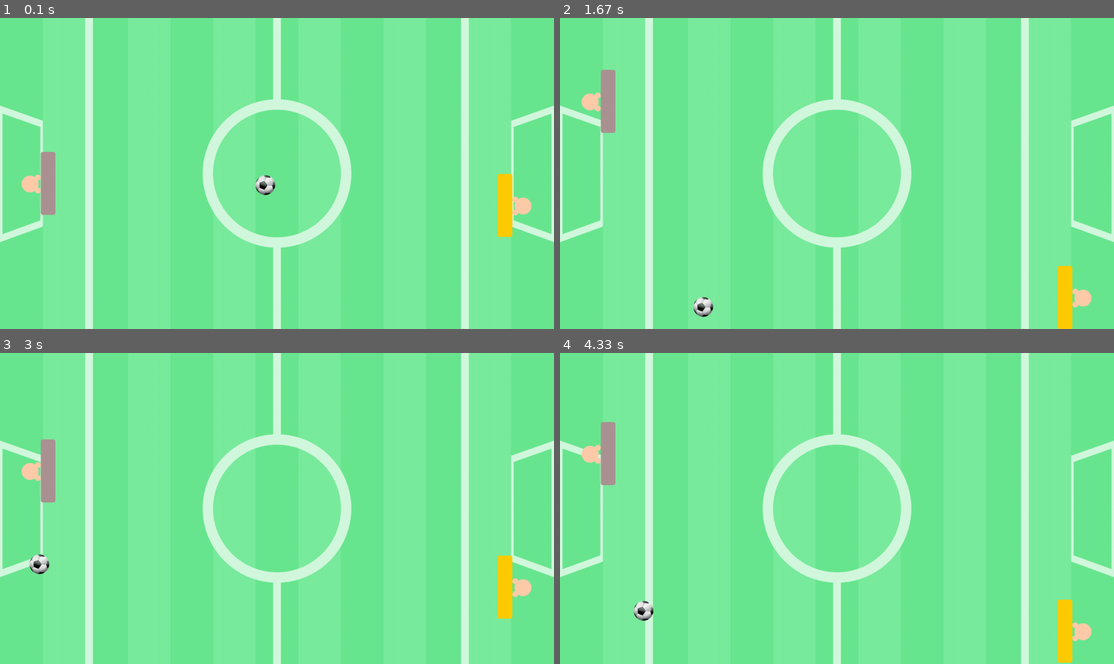
Above: before the commit, frames 1-4 (two rows, left to right).
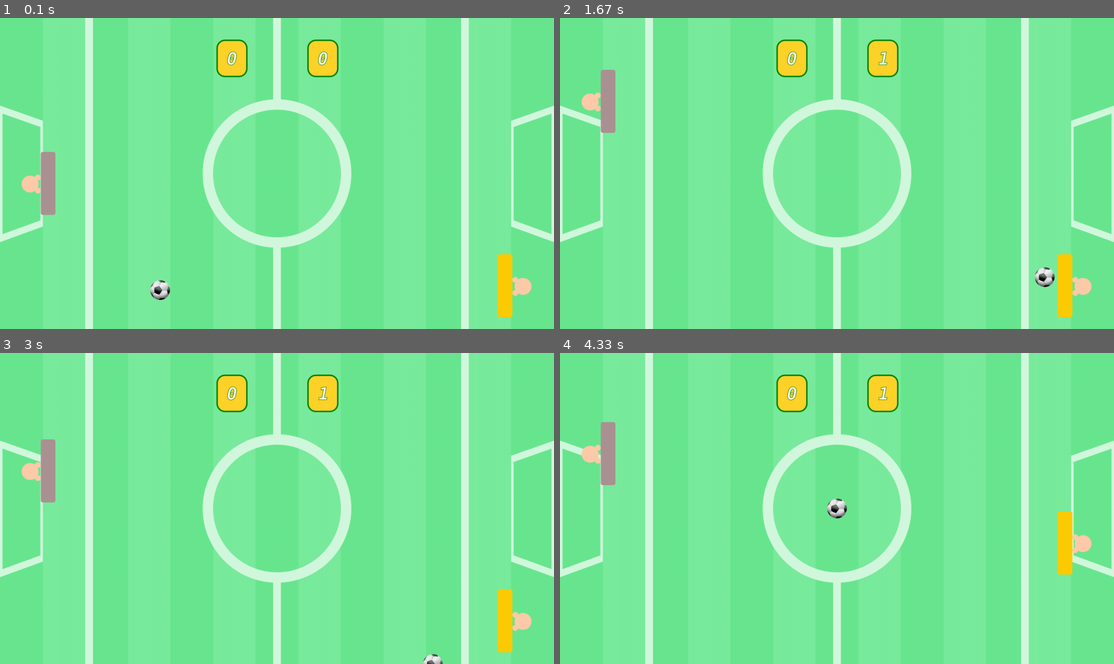
Above: after the commit, the same moments.

Repository: auzierk13/pygame
Game: pygame game, started from src/main.py
The game is run twice, just before and just after one commit, with the same random seed, the same clock (stepped at 60 frames per second) and the same inputs.
Inputs (mouse positions are in pixels of both pictures, inside the frame that each line leads up to):
- Up to frame 1 (0.1 s): no input
- Up to frame 2 (1.67 s): click (837, 173) at 0.38 s; hold Up 0.67-1.13 s; move the mouse to (814, 185) at 0.7 s; hold Down 1.17-1.47 s; hold Up from 1.5 s (still down)
- Up to frame 3 (3 s): release Up at 1.87 s; hold Down 1.9-2.27 s; hold Up 2.3-2.6 s; hold Down 2.63-2.93 s; hold Up from 2.97 s (still down)
- Up to frame 4 (4.33 s): release Up at 3.33 s; hold Down 3.37-3.73 s; hold Up 3.77-4.07 s; hold Down from 4.1 s (still down)

The runs differ from the first frame. In frame 1, 3.1% of the frame differs, in the area x 27-96%, y 6-97%; in frame 2, 2.2%; in frame 3, 2.5%; in frame 4, 3.1%.

Commit message:
Add score logic

Diff:
--- a/src/main.py
+++ b/src/main.py
@@ -1,16 +1,26 @@
+import time
+
 import pygame
 
 
 class Player:
-    def __init__(self, start_position=(50, 310), maximum_size_y=720, image_path="../images/player1.png"):
+    def __init__(self,
+                 start_position=(50, 310),
+                 maximum_size_y=720,
+                 image_path="../images/player1.png",
+                 score_path="../images/score/",
+                 score_position=(500, 50)):
         self.maximum_size_y = maximum_size_y
         self.position_x, self.position_y = start_position
         self.image = None
         self.image_path = image_path
         self.direct_move = None
+        self.score_path = score_path
+        self.score = 0
+        self.score_position = score_position
 
     def move(self, step=10):
-        if self.position_y + 146 < self.maximum_size_y and self.direct_move == pygame.K_DOWN:
+        if self.position_y + 146 < self.maximum_size_y and self.direct_move == pygame. K_DOWN:
             self.position_y += step
         elif self.position_y >= 0 and self.direct_move == pygame.K_UP:
             self.position_y -= step
@@ -20,6 +30,12 @@
 
     def draw(self, window):
         window.blit(self.image, (self.position_x, self.position_y))
+        if self.score < 10:
+            score_image = pygame.image.load(fr"{self.score_path}/{self.score}.png")
+            window.blit(score_image, self.score_position)
+        else:
+            print("Finish game")
+            quit()
 
     def bot_move(self, step):
         if step <= 720 - 146:
@@ -28,29 +44,28 @@
 
 class Ball:
     def __init__(self, image_path="../images/ball.png"):
-        self.ball_x = 617
-        self.ball_y = 337
+        self.position_x = 617
+        self.position_y = 337
         self.image_path = image_path
         self.image = None
-        self.direct_x = -3
-        self.direct_y = -3
+        self.direct_x = -30
+        self.direct_y = -30
 
     def move(self):
-        if self.ball_x < 1280:
-            self.ball_x += self.direct_x
-        if self.ball_x <= 0:
+        if self.position_x < 1280:
+            self.position_x += self.direct_x
+        if self.position_x <= 0:
             self.change_direction()
-        elif self.ball_x + 46 >= 1280:
+        elif self.position_x + 46 >= 1280:
             self.change_direction()
 
-        if self.ball_y + 46 >= 720:
+        if self.position_y + 46 >= 720:
             self.change_direction_y()
-        elif self.ball_y <= 5:
+        elif self.position_y <= 5:
             self.change_direction_y()
-        self.ball_y -= self.direct_y
+        self.position_y -= self.direct_y
 
     def change_direction(self):
-        print("Call for collision")
         self.change_direction_x()
         self.change_direction_y()
 
@@ -64,7 +79,12 @@
         self.image = pygame.image.load(self.image_path)
 
     def draw(self, window):
-        window.blit(self.image, (self.ball_x, self.ball_y))
+        window.blit(self.image, (self.position_x, self.position_y))
+
+    def restart_game(self):
+        self.position_x = 617
+        self.position_y = 337
+        self.change_direction()
 
 
 class FootballPong:
@@ -95,10 +115,14 @@
                     self.player1.direct_move = events.key
                 if events.type == pygame.KEYUP:
                     self.player1.direct_move = None
+                if events.type == pygame.MOUSEBUTTONDOWN:
+                    pos = pygame.mouse.get_pos()
+                    print(f"position mouse {pos}")
 
             self.collision()
+            self.check_score()
             self.draw()
-            self.player2.bot_move(self.ball.ball_y)
+            self.player2.bot_move(self.ball.position_y)
             self.ball.move()
             self.player1.move()
             pygame.display.update()
@@ -110,10 +134,12 @@
         self.field = pygame.image.load("../images/field.png")
 
         self.player1 = Player(start_position=(50, 310),
-                              image_path="../images/player1.png")
+                              image_path="../images/player1.png",
+                              score_position=(500, 50))
         self.player1.load()
         self.player2 = Player(start_position=(1150, 310),
-                              image_path="../images/player2.png")
+                              image_path="../images/player2.png",
+                              score_position=(710, 50))
         self.player2.load()
 
         self.ball = Ball(image_path="../images/ball.png")
@@ -121,16 +147,27 @@
 
     def collision(self):
         # Collision player 1
-        if self.ball.ball_x < 120:
-            if self.player1.position_y < self.ball.ball_y + 23:
-                if self.player1.position_y + 146 > self.ball.ball_y:
+        if self.ball.position_x < 120:
+            if self.player1.position_y < self.ball.position_y + 23:
+                if self.player1.position_y + 146 > self.ball.position_y:
                     self.ball.change_direction()
 
         # Collision player 2
-        if self.ball.ball_x > 1100:
-            if self.player2.position_y < self.ball.ball_y + 23:
-                if self.player2.position_y + 146 > self.ball.ball_y:
+        if self.ball.position_x > 1100:
+            if self.player2.position_y < self.ball.position_y + 23:
+                if self.player2.position_y + 146 > self.ball.position_y:
                     self.ball.change_direction()
+
+    def check_score(self):
+        # Check score for player 1
+        if self.ball.position_x < 50:
+            if 221 < self.ball.position_y < 500:  # beam area
+                self.player2.score += 1
+                self.ball.restart_game()
+        elif self.ball.position_x > 1100:
+            if 221 < self.ball.position_y < 500:  # beam area
+                self.player1.score += 1
+                self.ball.restart_game()
 
 
 if __name__ == '__main__':
